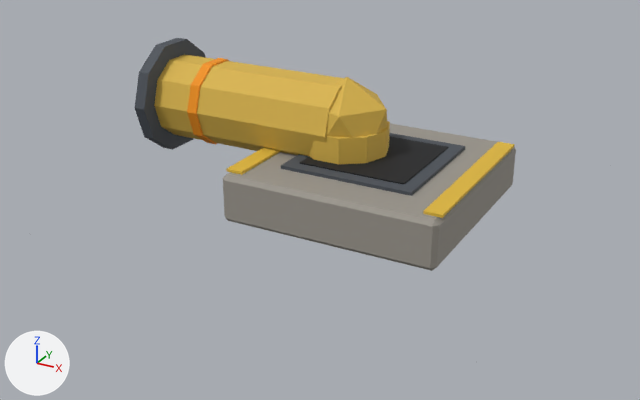
The glTF model public/models/terra/tuyau_regard_t2.glb: old version first, new version second.
The view is the same before and after, from a 50 mm camera at (0.866, -1.696, 0.827) aimed at (-0.023, -0.081, 0.019). The lights are fixed; the arrows at lower left show +X, +Y and +Z. The first picture is the older version. Vertices at exactly the same position are counted once.

Objects in the first picture: 'pieces_acier_sombre.044', 'pieces_beton.044', 'pieces_jaune.008', 'pieces_laiton.014', 'pieces_noir.008', 'pieces_rive_t2.014'.
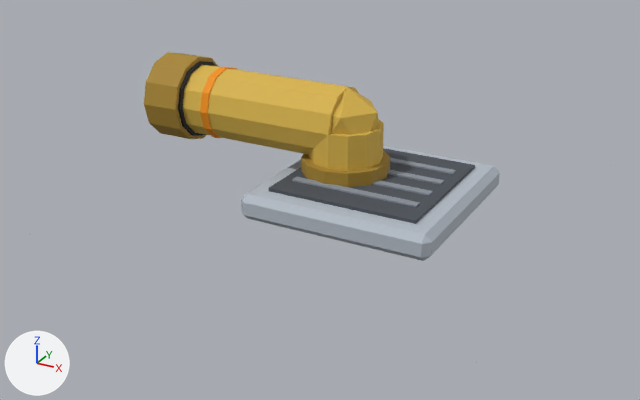
Diff of the bpy script that builds the scene:
```diff
--- a/public/models/terra/tuyau_regard_t2.glb.py
+++ b/public/models/terra/tuyau_regard_t2.glb.py
@@ me_pieces_laiton_026 @@
-me_pieces_laiton_026.from_pydata(...)  # 52 vertices, 92 faces; spans x -0.465..0.1, y -0.1..0.1, z 0.05..0.29
+me_pieces_laiton_026.from_pydata(...)  # 60 vertices, 108 faces; spans x -0.475..0.085, y -0.085..0.085, z 0.05..0.267
+# me_pieces_laiton_026 part 1: a new loose piece, a 12-sided cylinder along x spanning x -0.475..0.0, y -0.085..0.085, z 0.095..0.265, in mat_laiton (yellow #d9b44a)
+# me_pieces_laiton_026 part 2: a new loose piece, an icosphere of 20 faces spanning x -0.078..0.078, y -0.074..0.074, z 0.093..0.267, in mat_laiton (yellow #d9b44a)
+# me_pieces_laiton_026 part 3: a new loose piece, a 12-sided cylinder along z spanning x -0.085..0.085, y -0.085..0.085, z 0.05..0.18, in mat_laiton (yellow #d9b44a)
+# me_pieces_laiton_026 part 4: the loose piece of 20 vertices spanning x -0.465..0.0, y -0.1..0.1, z 0.085..0.275 is deleted
+# me_pieces_laiton_026 part 5: the loose piece of 20 vertices spanning x -0.1..0.1, y -0.095..0.095, z 0.05..0.18 is deleted
+# me_pieces_laiton_026 part 6: the loose piece of 12 vertices spanning x -0.098..0.098, y -0.094..0.094, z 0.07..0.29 is deleted
 me_pieces_laiton_026.materials.append(mat_laiton)
@@ ob_pieces_acier_sombre_044 @@
-ob_pieces_acier_sombre_044 = bpy.data.objects.new('pieces_acier_sombre.044', me_pieces_acier_sombre_074)
@@ ob_pieces_beton_044 @@
-ob_pieces_beton_044 = bpy.data.objects.new('pieces_beton.044', me_pieces_beton_074)
@@ ob_pieces_jaune_008 @@
-ob_pieces_jaune_008 = bpy.data.objects.new('pieces_jaune.008', me_pieces_jaune_014)
@@ ob_pieces_noir_008 @@
-ob_pieces_noir_008 = bpy.data.objects.new('pieces_noir.008', me_pieces_noir_014)
@@ ob_pieces_rive_t2_014 @@
-ob_pieces_rive_t2_014 = bpy.data.objects.new('pieces_rive_t2.014', me_pieces_rive_t2_026)
@@ ob_pieces_rive_t2_016 @@
+ob_pieces_rive_t2_016 = bpy.data.objects.new('pieces_rive_t2.016', me_pieces_rive_t2_042)  # a 12-sided cylinder along x spanning x -0.34..-0.32, y -0.088..0.088, z 0.092..0.268; in mat_rive_t2 (orange #f39200)
+ob_pieces_rive_t2_016.location = (0.0, 0.0, 0.0)
@@ ob_pieces_noir_022 @@
+ob_pieces_noir_022 = bpy.data.objects.new('pieces_noir.022', me_pieces_noir_040)  # a 12-sided cylinder along x spanning x -0.4..-0.392, y -0.094..0.094, z 0.087..0.274; in mat_noir (black #18191c)
+ob_pieces_noir_022.location = (0.0, 0.0, 0.0)
@@ ob_pieces_laiton_sombre_014 @@
+ob_pieces_laiton_sombre_014 = bpy.data.objects.new('pieces_laiton_sombre.014', me_pieces_laiton_sombre_026)  # a 12-sided cylinder along x spanning x -0.494..-0.4, y -0.104..0.104, z 0.076..0.284; a 12-sided cylinder along z spanning x -0.102..0.102, y -0.102..0.102, z 0.06..0.1; in mat_laiton_sombre (yellow #a8862e)
+ob_pieces_laiton_sombre_014.location = (0.0, 0.0, 0.0)
@@ ob_pieces_gris_clair_014 @@
+ob_pieces_gris_clair_014 = bpy.data.objects.new('pieces_gris_clair.014', me_pieces_gris_clair_026)  # 24 vertices, 44 faces; spans x -0.15..0.3, y -0.225..0.225, z 0.0..0.06; in mat_gris_clair (light grey #b4bcc6)
+ob_pieces_gris_clair_014.location = (0.0, 0.0, 0.0)
@@ ob_pieces_acier_sombre_050 @@
+ob_pieces_acier_sombre_050 = bpy.data.objects.new('pieces_acier_sombre.050', me_pieces_acier_sombre_118)  # a box spanning x -0.1..0.25, y -0.175..0.175, z 0.058..0.068; in mat_acier_sombre (dark grey #4a5058)
+ob_pieces_acier_sombre_050.location = (0.0, 0.0, 0.0)
@@ ob_pieces_acier_028 @@
+ob_pieces_acier_028 = bpy.data.objects.new('pieces_acier.028', me_pieces_acier_082)  # a box spanning x -0.075..0.225, y -0.115..-0.095, z 0.065..0.071; a box spanning x -0.075..0.225, y -0.045..-0.025, z 0.065..0.071; a box spanning x -0.075..0.225, y 0.025..0.045, z 0.065..0.071; a box spanning x -0.075..0.225, y 0.095..0.115, z 0.065..0.071; in mat_acier (grey #8a929c)
+ob_pieces_acier_028.location = (0.0, 0.0, 0.0)
```

Where the change shows, as pixel boxes (x1, y1, x2, y2) in the pictures (640 x 400 px):
'pieces_beton.044', deleted
    before: (223, 123, 516, 271)
'pieces_laiton.014', reshaped
    before: (154, 55, 390, 164)
    after: (183, 65, 384, 171)
'pieces_gris_clair.014', added
    after: (241, 146, 500, 261)
'pieces_acier_sombre.050', added
    after: (269, 148, 475, 224)
'pieces_acier_sombre.044', deleted
    before: (135, 38, 465, 196)
'pieces_laiton_sombre.014', added
    after: (144, 52, 390, 187)
'pieces_noir.008', deleted (black)
    before: (299, 136, 448, 185)
'pieces_jaune.008', deleted
    before: (226, 142, 515, 218)
'pieces_acier.028', added
    after: (292, 158, 456, 207)
'pieces_rive_t2.014', deleted (orange)
    before: (187, 58, 229, 144)
'pieces_rive_t2.016', added (orange)
    after: (200, 67, 237, 138)
'pieces_noir.022', added (black)
    after: (178, 61, 216, 136)
part 1 of me_pieces_laiton_026, added (yellow)
    after: (183, 65, 358, 155)
part 2 of me_pieces_laiton_026, added (yellow)
    after: (331, 87, 379, 135)
part 3 of me_pieces_laiton_026, added (yellow)
    after: (309, 119, 384, 171)
part 4 of me_pieces_laiton_026, deleted (yellow)
    before: (154, 55, 344, 156)
part 5 of me_pieces_laiton_026, deleted (yellow)
    before: (308, 121, 390, 164)
part 6 of me_pieces_laiton_026, deleted (yellow)
    before: (326, 77, 387, 138)
